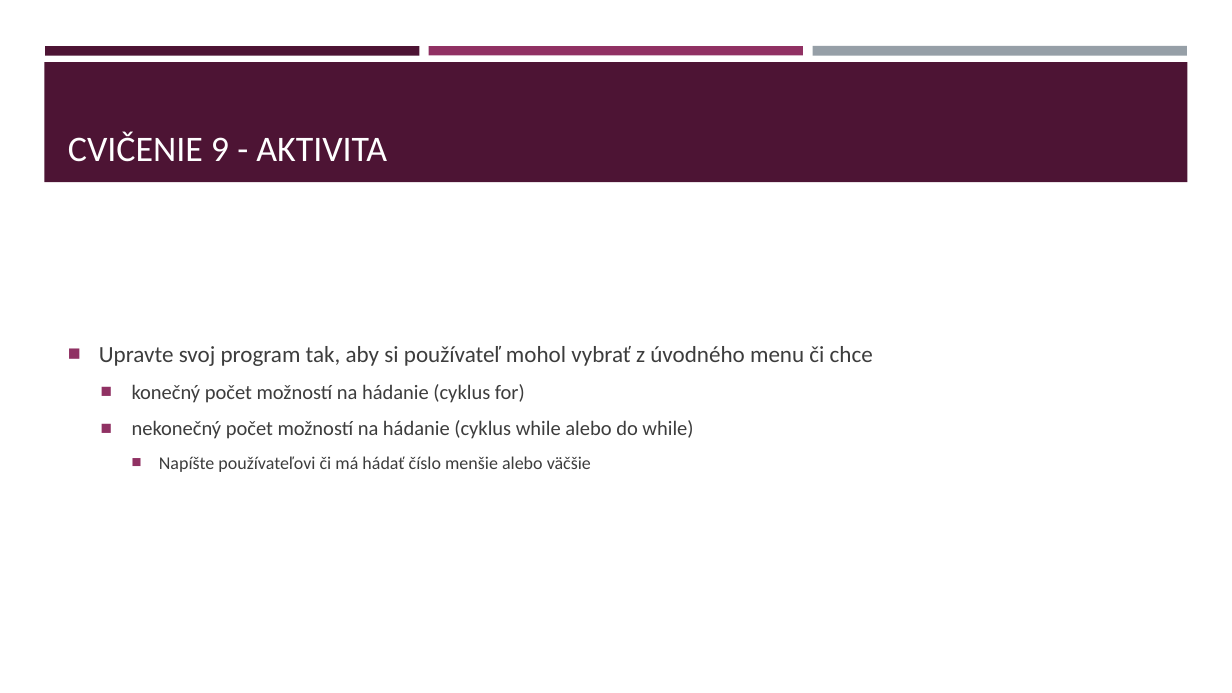
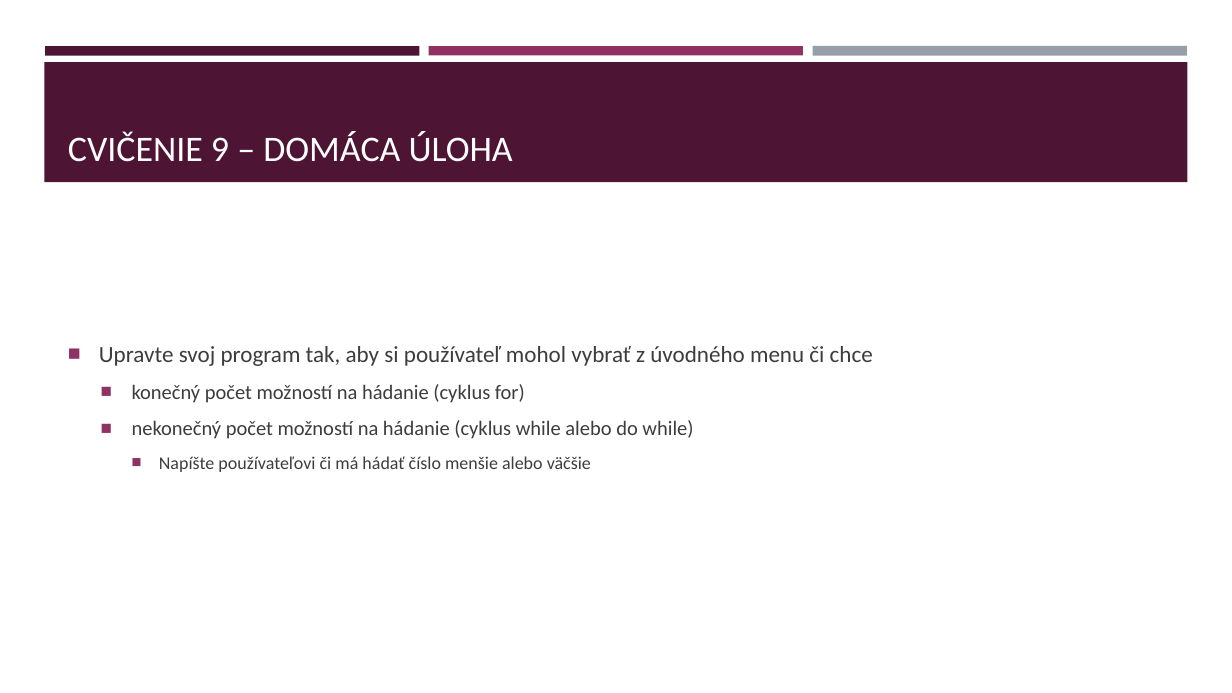
Before and after one commit to gasparv/java-class-basics, a slide deck: slide 102 of JavaZaklady-skolenie.pptx (slide 100 before the commit). Drawn at 1232x693 pixels with LibreOffice and Linux fonts; fonts in the diff are those of the drawing. Boxes give left, top, right and bottom in pixels: in the first picture for what was removed or moved away, otherwise in the second. Text is boxed around its words. In the diff, an @@ line names an element or a change of style, - is before the commit and + after.

```diff
--- a/JavaZaklady-skolenie.pptx
+++ b/JavaZaklady-skolenie.pptx
@@ title at [68, 131, 513, 162]: text changed @@
-CVIČENIE 9 - AKTIVITA
+CVIČENIE 9 – DOMÁCA ÚLOHA
```
Also in this commit, not shown: 7 other slides changed, 11 slides added.
